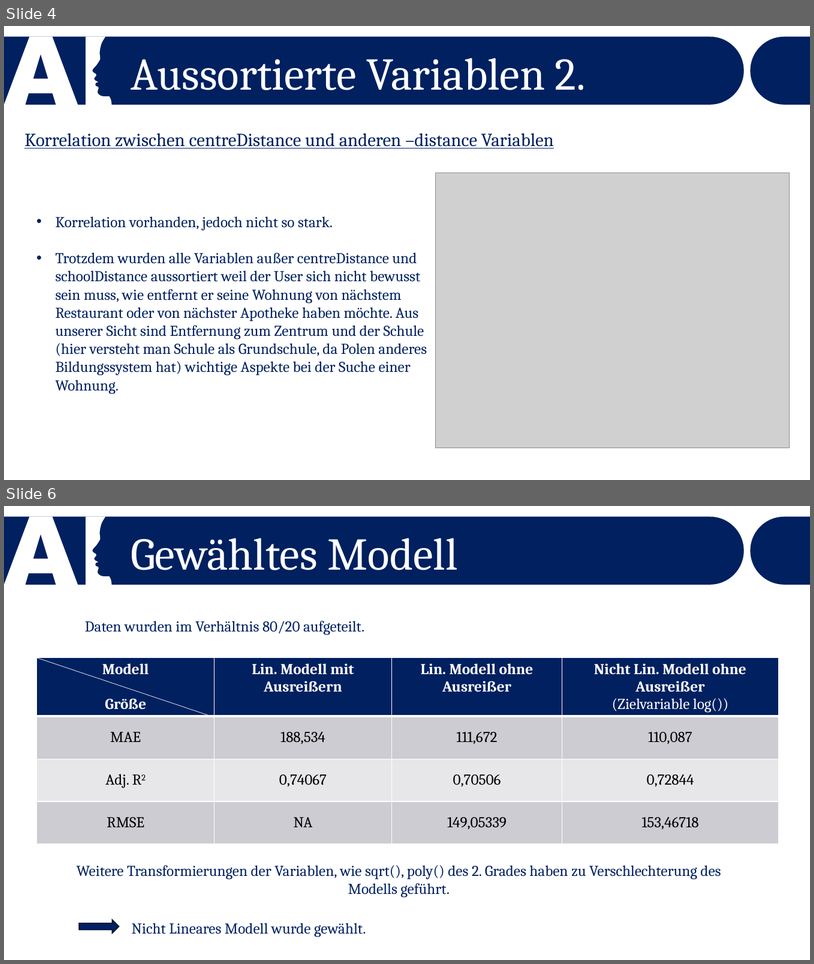
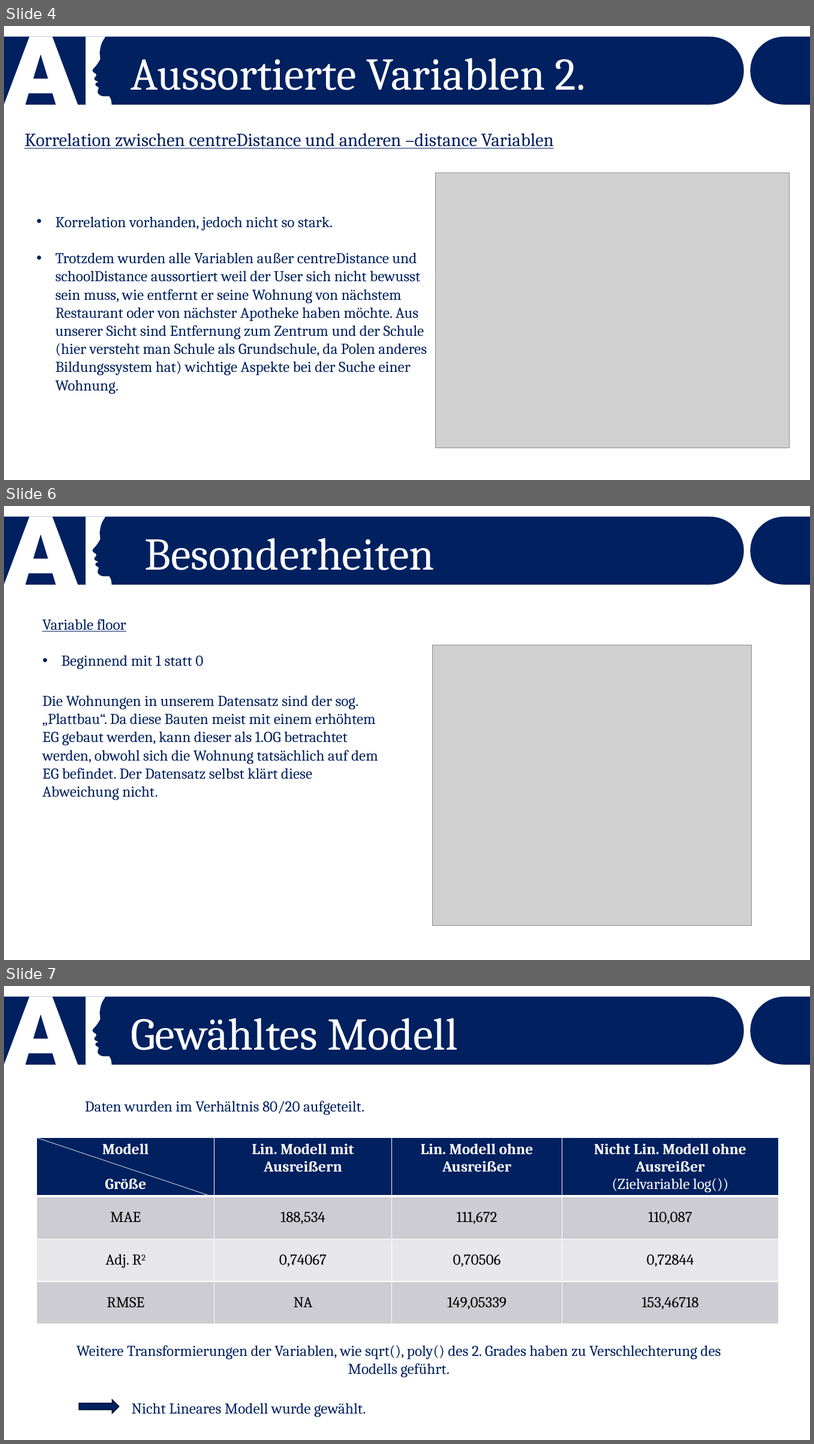
Before and after one commit to Dewin154/Projekt_Bauer, a slide deck: Mietspiegel_in_Polen.pptx. Shown one above the other, each under a label of ours: slides 4 and 6 before the commit, slides 4, 6 and 7 after it; the slides between them are not shown. The pictures are 814x964 and 814x1444 pixels, drawn with LibreOffice and Linux fonts; fonts in the diff are those of the drawing; grey boxes stand for pictures. Boxes give left, top, right and bottom in pixels: in the first picture for what was removed or moved away, otherwise in the second. Text is boxed around its words. In the diff, an @@ line names an element or a change of style, - is before the commit and + after.

```diff
--- a/Mietspiegel_in_Polen.pptx
+++ b/Mietspiegel_in_Polen.pptx
@@ slide 6 added at bbox=[4, 506, 810, 960], background #FFFFFF; not listed: 3 template elements that a slide beside it also shows @@
@@ text added at bbox=[145, 538, 435, 570], 54 pt, text #FFFFFF @@
+Besonderheiten
@@ text added at bbox=[42, 619, 203, 669], 18 pt, text #002060 @@
+Variable floor
+• Beginnend mit 1 statt 0
@@ picture added at bbox=[433, 645, 752, 925] @@
@@ text added at bbox=[42, 695, 378, 800], 18 pt, text #002060 @@
+Die Wohnungen in unserem Datensatz sind der sog. „Plattbau“. Da diese Bauten meist mit einem erhöhtem EG gebaut werden, kann dieser als 1.OG betrachtet werden, obwohl sich die Wohnung tatsächlich auf dem EG befindet. Der Datensatz selbst klärt diese Abweichung nicht.
@@ what was slide 6 is now slide 7 @@
```
Also in this commit, not shown: 1 slide changed, 1 other slide added.
